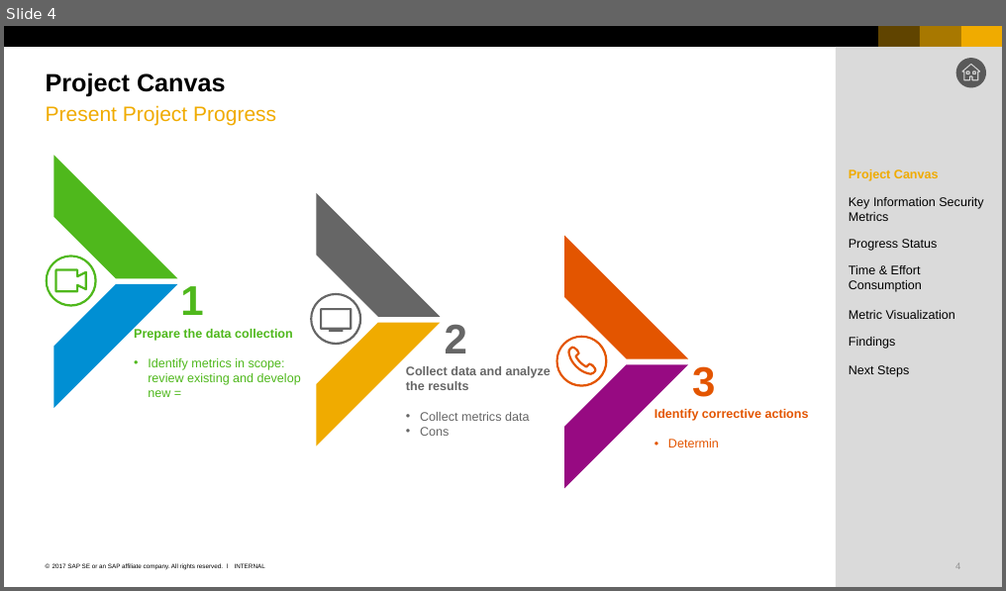
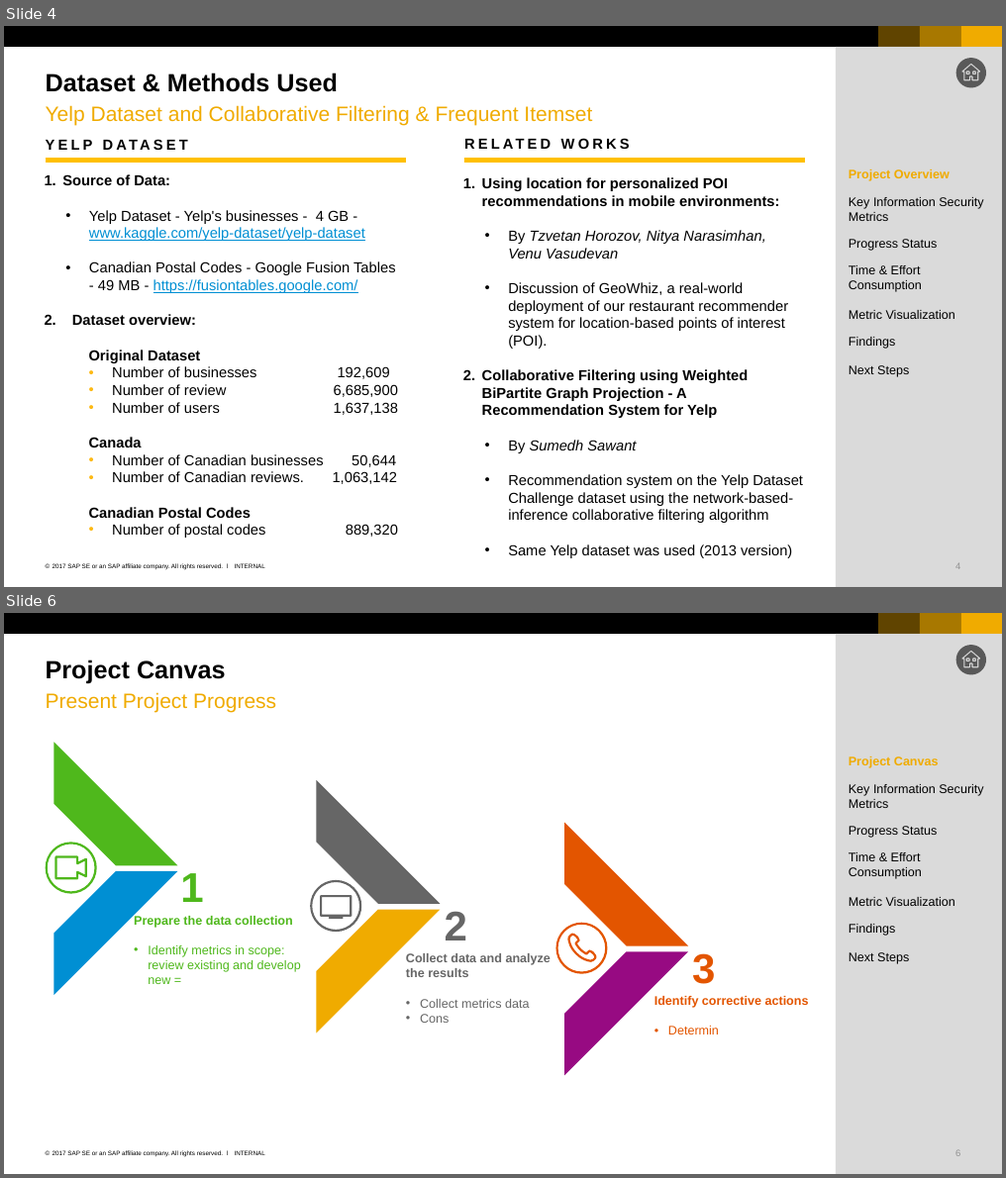
Before and after one commit to nguyenthanhtung2605/yelp-data-analysis, a slide deck: project_yelp_recommendation/yelp_presentation.pptx. Shown one above the other, each under a label of ours: slide 4 before the commit, slides 4 and 6 after it; the slides between them are not shown. The pictures are 1006x591 and 1006x1178 pixels, drawn with LibreOffice and Linux fonts; fonts in the diff are those of the drawing. Boxes give left, top, right and bottom in pixels: in the first picture for what was removed or moved away, otherwise in the second. Text is boxed around its words. In the diff, an @@ line names an element or a change of style, - is before the commit and + after.

```diff
--- a/project_yelp_recommendation/yelp_presentation.pptx
+++ b/project_yelp_recommendation/yelp_presentation.pptx
@@ slide 4 added at (4, 26, 1002, 587), background #FFFFFF; not listed: 9 template elements that a slide beside it also shows @@
@@ title added at (46, 73, 338, 92), 24 pt, text #000000, bold @@
+Dataset & Methods Used
@@ text added at (46, 105, 162, 126), 14 pt, text #000000, bold @@
+YELP DATASET
@@ text added at (168, 105, 592, 126), 20 pt, text #F0AB00 @@
+Yelp Dataset and Collaborative Filtering & Frequent Itemset
@@ text added at (464, 135, 829, 171), 14 pt, text #000000, bold @@
+RELATED WORKS
@@ line added from (46, 160) to (407, 160), #FFC000 4.5 pt @@
@@ line added from (464, 160) to (805, 160), #FFC000 4.5 pt @@
@@ text added at (848, 170, 949, 181), 12 pt, text #F0AB00, bold @@
+Project Overview
@@ text added at (62, 174, 398, 538), 14 pt, text #000000 @@
+1. Source of Data:
+  • Yelp Dataset - Yelp's businesses - 4 GB - www.kaggle.com/yelp-dataset/yelp-dataset
+  • Canadian Postal Codes - Google Fusion Tables - 49 MB - https://fusiontables.google.com/
+2. Dataset overview:
+  Original Dataset
+  • Number of businesses 192,609
+  • Number of review 6,685,900
+  • Number of users 1,637,138
+  Canada
+  • Number of Canadian businesses 50,644
+  • Number of Canadian reviews. 1,063,142
+  Canadian Postal Codes
+  • Number of postal codes 889,320
@@ text added at (482, 177, 803, 559), 14 pt, text #000000 @@
+1. Using location for personalized POI recommendations in mobile environments:
+  • By Tzvetan Horozov, Nitya Narasimhan, Venu Vasudevan
+  • Discussion of GeoWhiz, a real-world deployment of our restaurant recommender system for location-based points of interest (POI).
+2. Collaborative Filtering using Weighted BiPartite Graph Projection - A Recommendation System for Yelp
+  • By Sumedh Sawant
+  • Recommendation system on the Yelp Dataset Challenge dataset using the network-based-inference collaborative filtering algorithm
+  • Same Yelp dataset was used (2013 version)
@@ text added at (848, 197, 983, 221), 12 pt, text #000000 @@
+Key Information Security Metrics
@@ text added at (848, 239, 938, 251), 12 pt, text #000000 @@
+Progress Status
@@ text added at (848, 266, 922, 292), 12 pt, text #000000 @@
+Time & Effort Consumption
@@ text added at (848, 310, 955, 319), 12 pt, text #000000 @@
+Metric Visualization
@@ text added at (848, 337, 896, 349), 12 pt, text #000000 @@
+Findings
@@ text added at (848, 366, 909, 377), 12 pt, text #000000 @@
+Next Steps
@@ what was slide 4 is now slide 6 @@
```
Also in this commit, not shown: 1 slide changed, 3 other slides added, 3 slides removed, 3 other files.
